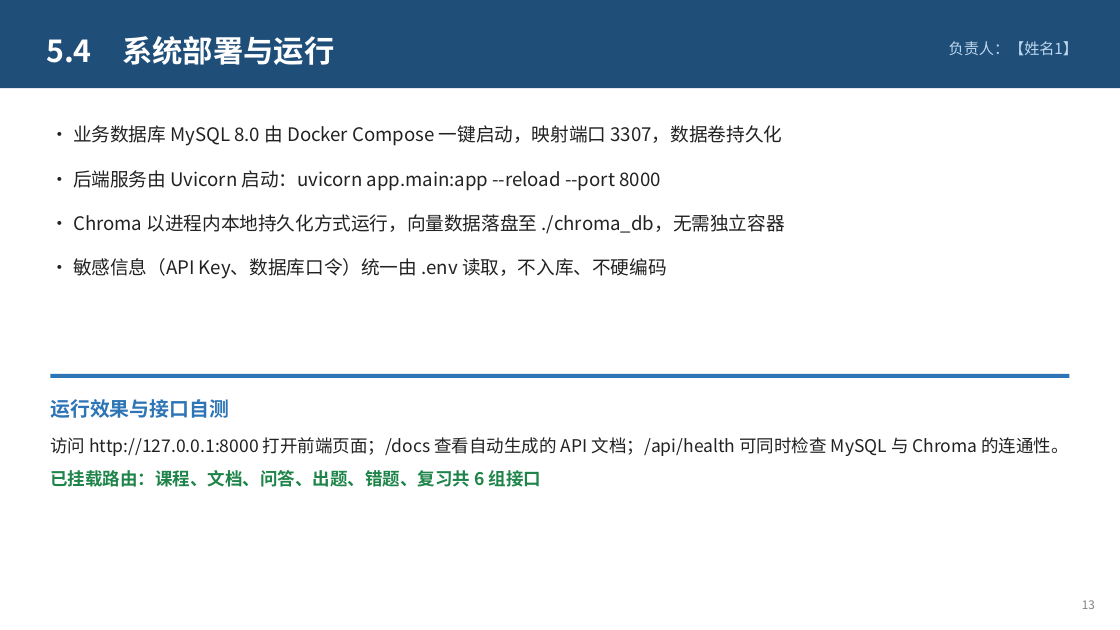
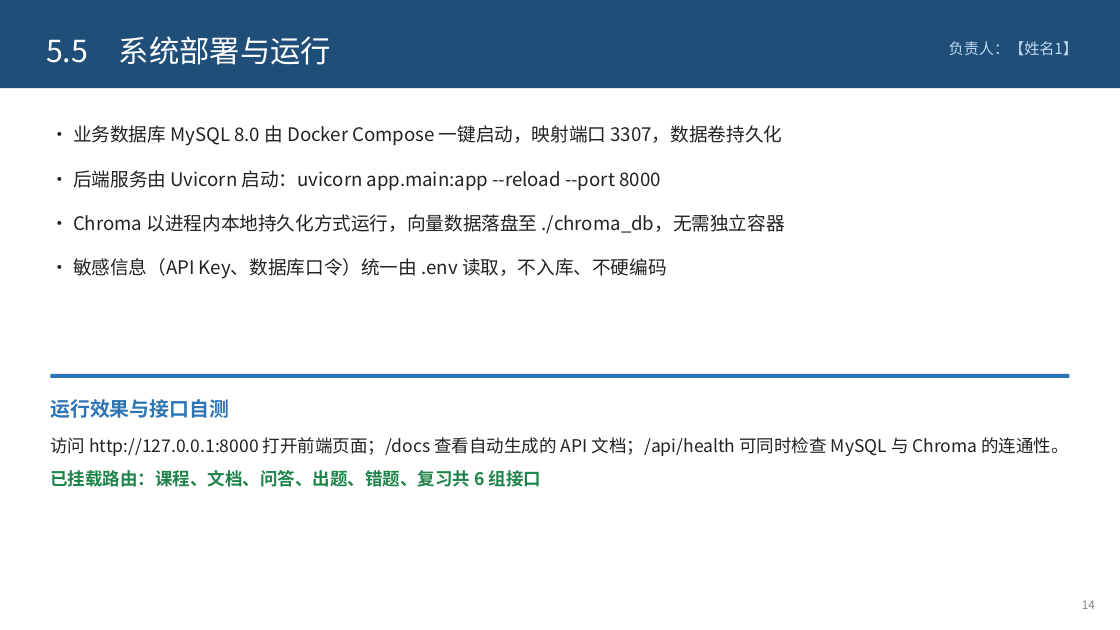
Before and after one commit to xingkongzcj/langchain_agent, a slide deck: slide 14 of defense/智学助手-课程设计答辩.pptx (slide 13 before the commit). Drawn at 1120x630 pixels with LibreOffice and Linux fonts; fonts in the diff are those of the drawing. Boxes give left, top, right and bottom in pixels: in the first picture for what was removed or moved away, otherwise in the second. Text is boxed around its words. In the diff, an @@ line names an element or a change of style, - is before the commit and + after.

Commit message:
docs: complete process discussion section and add UI showcase slide
- report: add fig3 (architecture), fig4 (ingest/QA flow), fig5 (quiz/grading/review flow)

- report: add key code snippets for ingest, QA, quiz gen, grading, review plan

- report: add section 11 UI description with 5 screenshot placeholders (fig6-10)

- ppt: add slide 13 system UI showcase with 5 screenshot placeholders; renumber to 17 pages

```diff
--- a/defense/智学助手-课程设计答辩.pptx
+++ b/defense/智学助手-课程设计答辩.pptx
@@ text at [46,36,331,65]: text changed; bold off @@
-5.4 系统部署与运行
+5.5 系统部署与运行
@@ text at [1082,600,1095,609]: text changed @@
-13
+14
```
Also in this commit, not shown: 3 other slides changed, 1 slide added, 1 other file.
